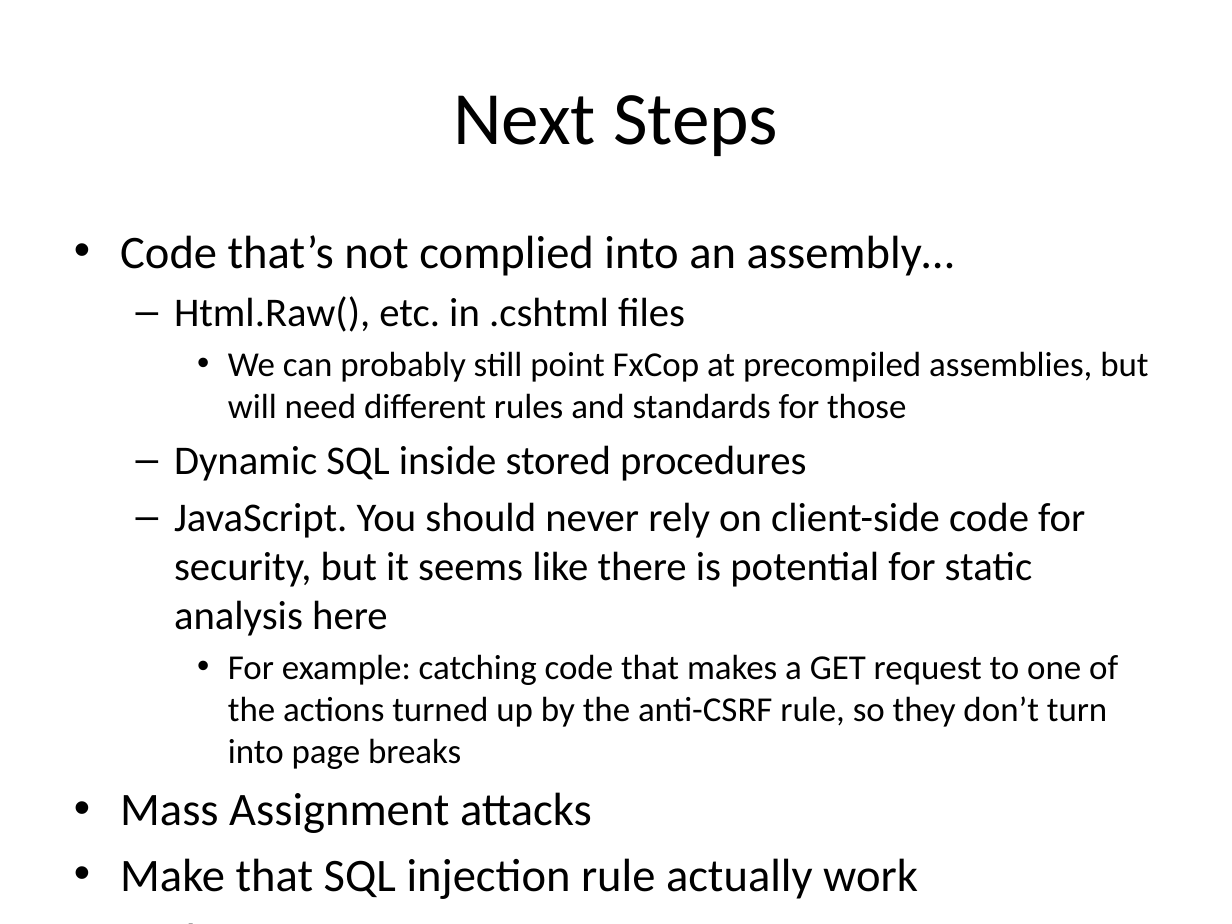
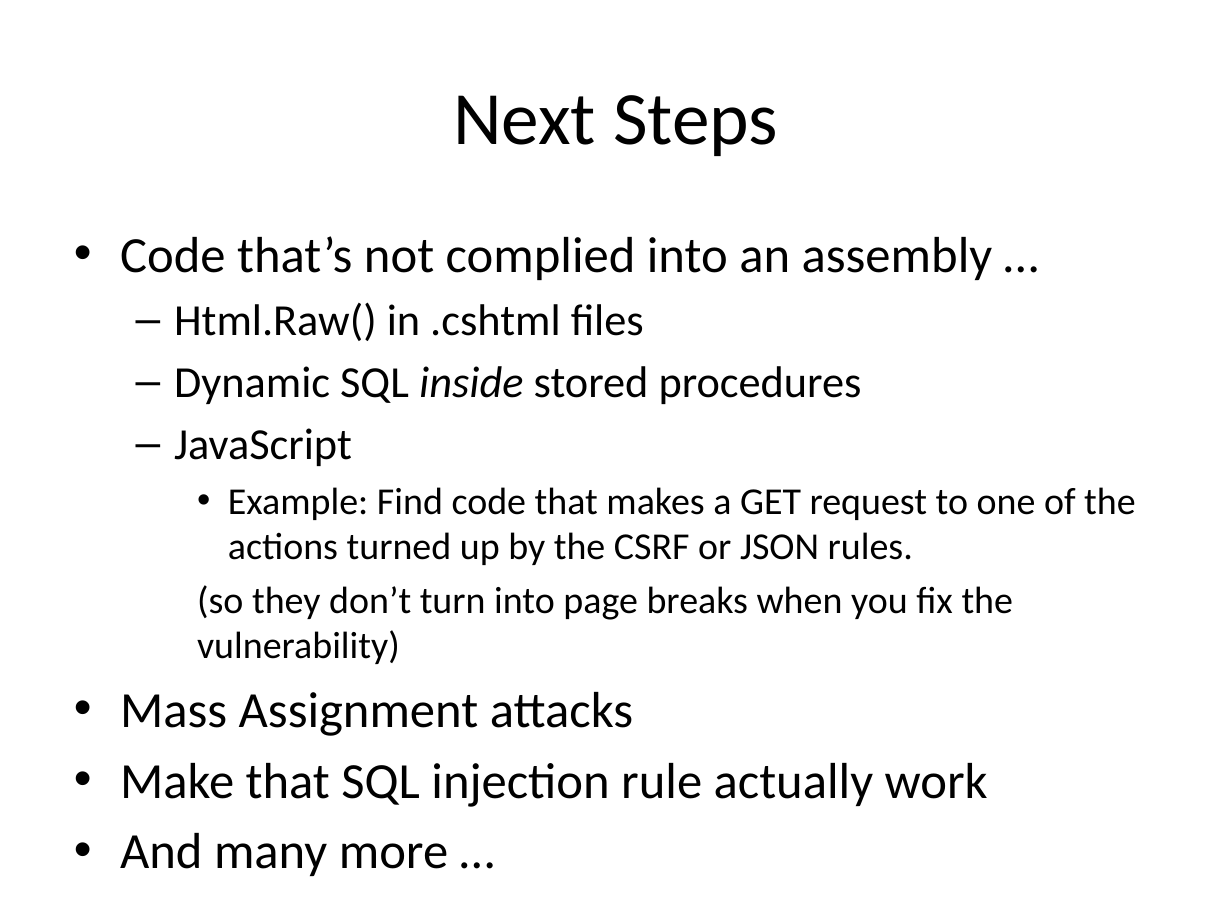
Before and after one commit to Chris-ScoutCorps/FxCop, a slide deck: slide 40 of FxCop.pptx (slide 39 before the commit). Drawn at 1232x924 pixels with LibreOffice and Linux fonts; fonts in the diff are those of the drawing. Boxes give left, top, right and bottom in pixels: in the first picture for what was removed or moved away, otherwise in the second. Text is boxed around its words. In the diff, an @@ line names an element or a change of style, - is before the commit and + after.

```diff
--- a/FxCop.pptx
+++ b/FxCop.pptx
@@ text at (120,236,993,341): text changed; size 20.4 to 29.6 pt @@
-• Code that’s not complied into an assembly…
-  – Html.Raw(), etc. in .cshtml files
-    • We can probably still point FxCop at precompiled assemblies, but will need different rules and standards for those
+• Code that’s not complied into an assembly …
+  – Html.Raw() in .cshtml files
@@ text at (120,366,988,807): size 23.8 to 25.9 pt in "Dynamic SQL inside stored procedures"; italic on in "inside"; size 27.2 to 29.6 pt in "Mass Assignment attacks", "Make that SQL injection rule actually work" @@
@@ text at (174,428,1136,664): text changed; size 20.4 to 22.2 pt @@
-  – JavaScript. You should never rely on client-side code for security, but it seems like there is potential for static analysis here
-    • For example: catching code that makes a GET request to one of the actions turned up by the anti-CSRF rule, so they don’t turn into page breaks
+  – JavaScript
+    • Example: Find code that makes a GET request to one of the actions turned up by the CSRF or JSON rules.
+    (so they don’t turn into page breaks when you fix the vulnerability)
@@ text at (120,833,448,876): text changed; size 27.2 to 29.6 pt @@
-• And more …
+• And many more …
```
Also in this commit, not shown: 36 other slides changed, 2 slides added, 1 slide removed, 1 other file.
